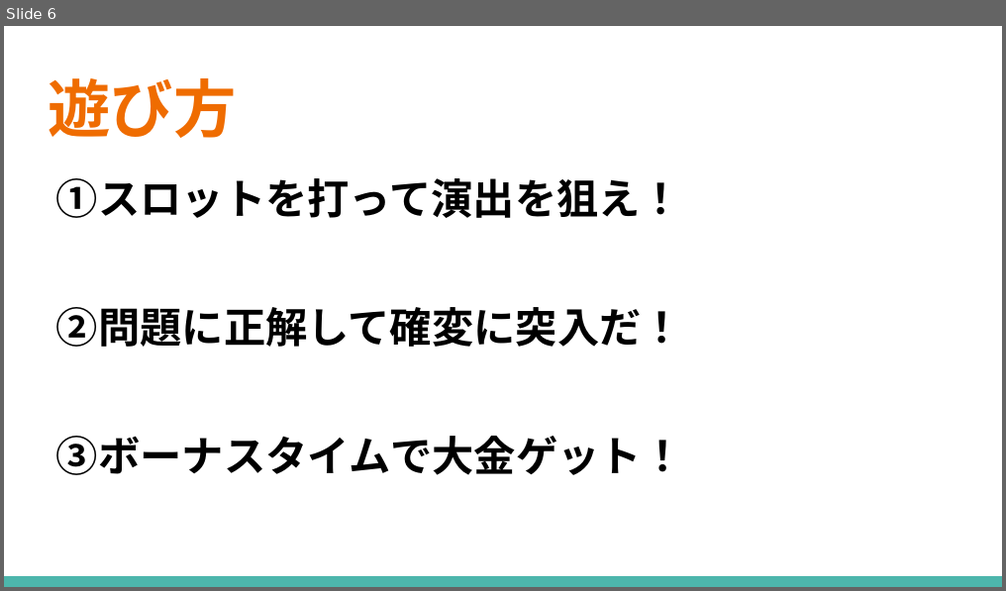
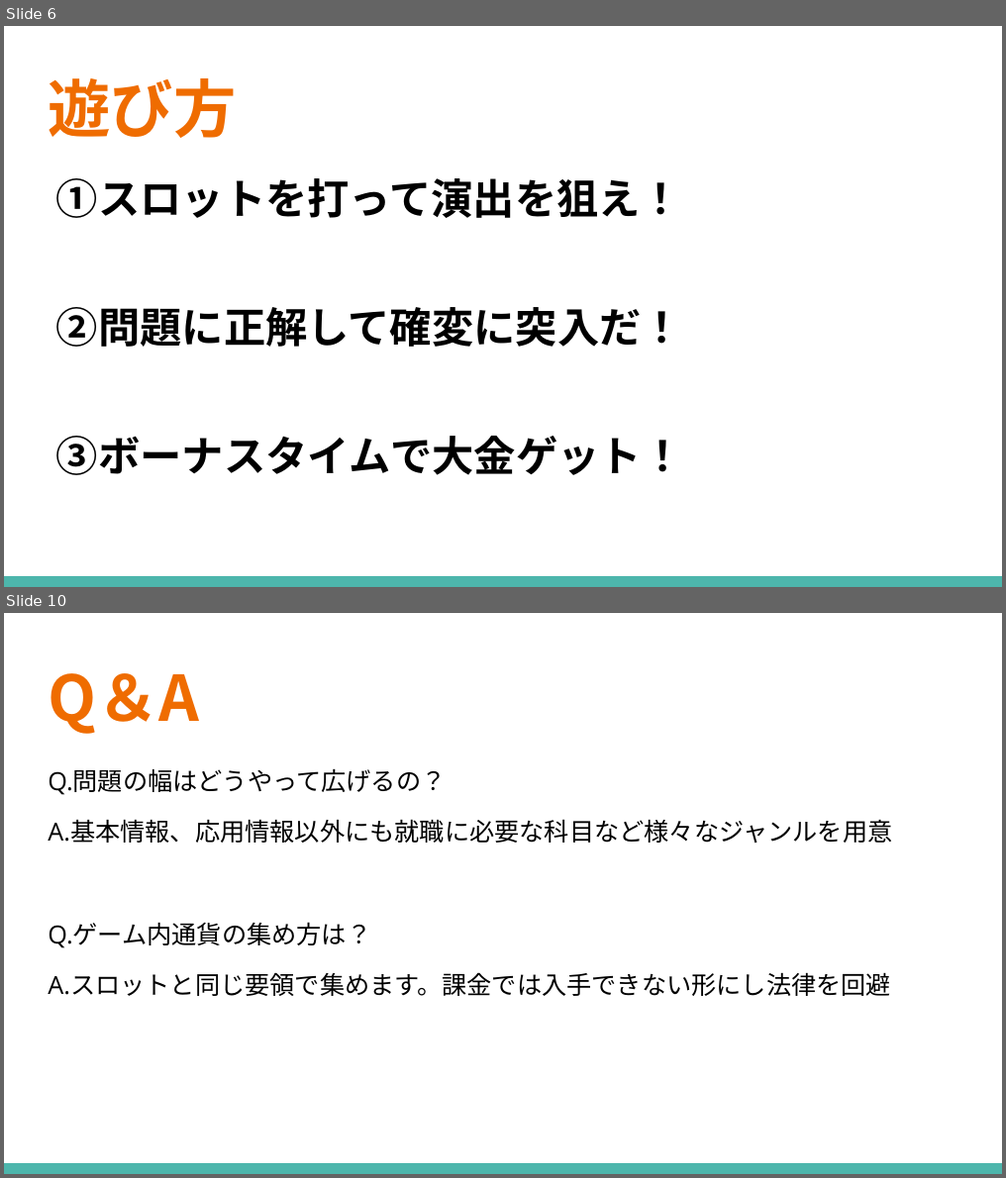
Before and after one commit to ocshasekoki/Treatiseresearch, a slide deck: 卒業研究企画書.pptx. Shown one above the other, each under a label of ours: slide 6 before the commit, slides 6 and 10 after it; the slides between them are not shown. The pictures are 1006x591 and 1006x1178 pixels, drawn with LibreOffice and Linux fonts; fonts in the diff are those of the drawing. Boxes give left, top, right and bottom in pixels: in the first picture for what was removed or moved away, otherwise in the second. Text is boxed around its words. In the diff, an @@ line names an element or a change of style, - is before the commit and + after.

```diff
--- a/卒業研究企画書.pptx
+++ b/卒業研究企画書.pptx
@@ slide 10 added at bbox=[4, 613, 1002, 1174], background #FFFFFF; not listed: 1 template element that a slide beside it also shows @@
@@ title added at bbox=[48, 673, 199, 734], 45.4 pt, text #EF6C00, bold @@
+Q＆A
@@ text added at bbox=[48, 768, 892, 996], 18 pt, text #000000 @@
+Q.問題の幅はどうやって広げるの？
+A.基本情報、応用情報以外にも就職に必要な科目など様々なジャンルを用意
+Q.ゲーム内通貨の集め方は？
+A.スロットと同じ要領で集めます。課金では入手できない形にし法律を回避
```
Also in this commit, not shown: 6 slides changed, 1 other slide added, 1 slide removed.
